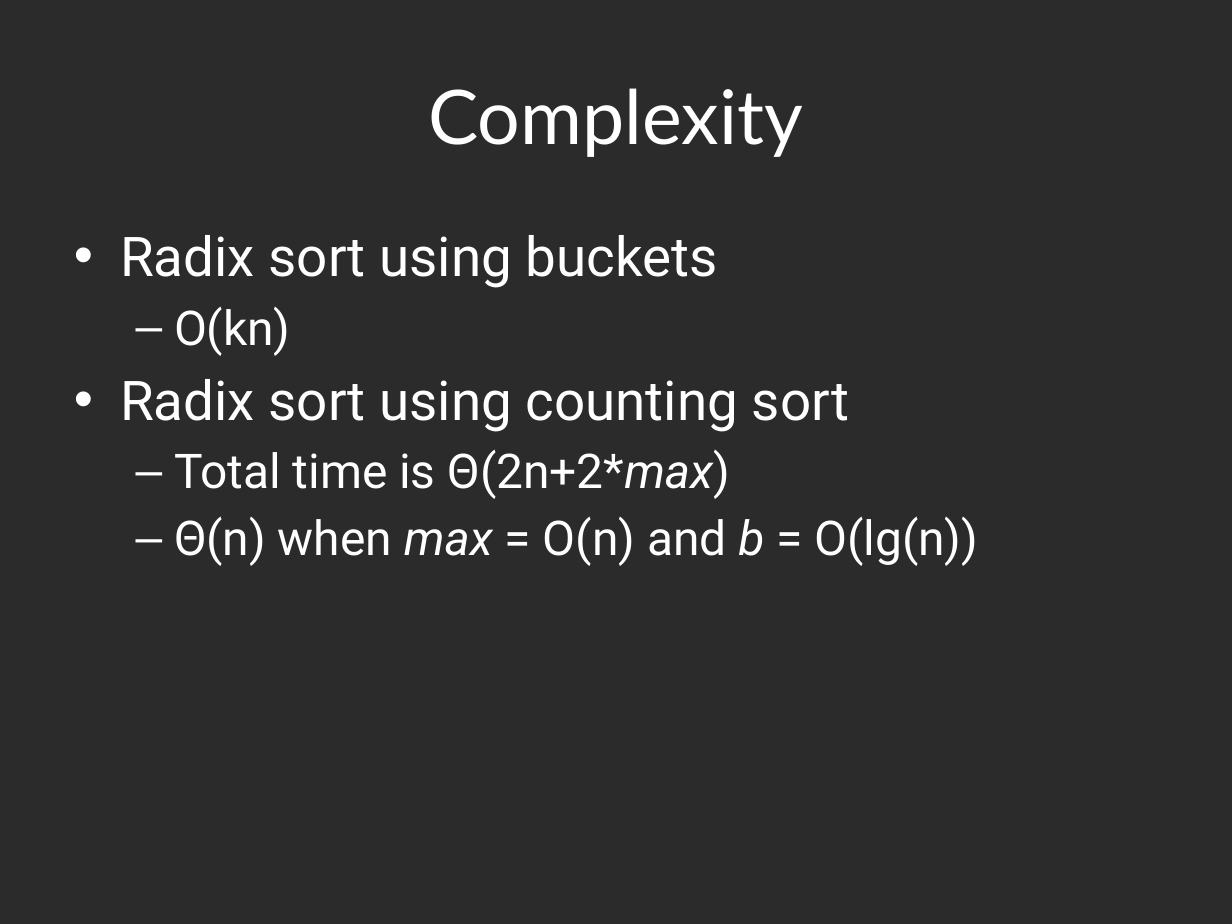
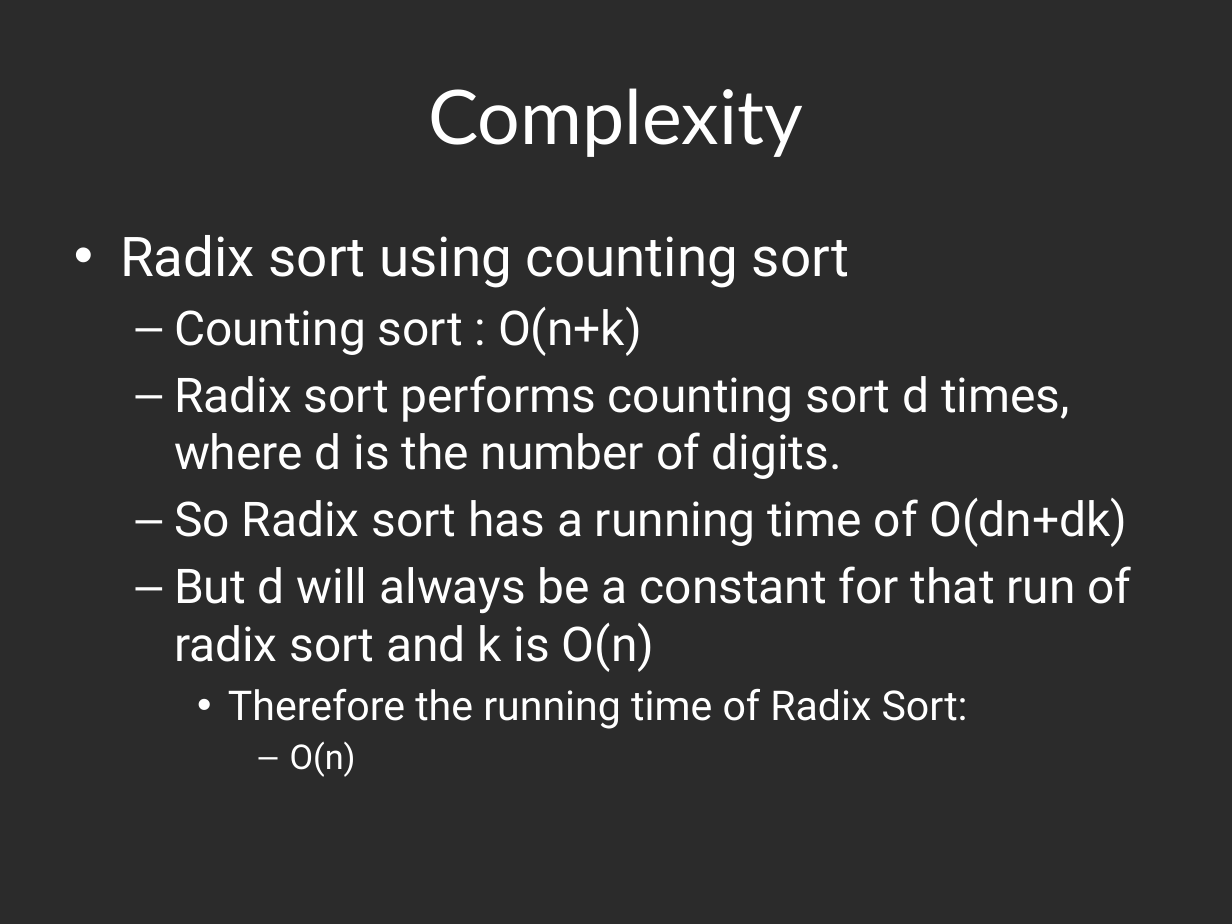
Before and after one commit to hyoshid1/project375, a slide deck: slide 5 of presentation_DRAFT.pptx. Drawn at 1232x924 pixels with LibreOffice and Linux fonts; fonts in the diff are those of the drawing; background and template pictures are left out; a plain dark background stands for a picture behind light text. Boxes give left, top, right and bottom in pixels: in the first picture for what was removed or moved away, otherwise in the second. Text is boxed around its words. In the diff, an @@ line names an element or a change of style, - is before the commit and + after.

Commit message:
ppt update

```diff
--- a/presentation_DRAFT.pptx
+++ b/presentation_DRAFT.pptx
@@ text at [120,235,718,356]: paragraphs removed @@
-• Radix sort using buckets
-  – O(kn)
@@ text at [174,307,1131,777]: text changed @@
-  – Total time is Θ(2n+2*max)
-  – Θ(n) when max = O(n) and b = O(lg(n))
+  – Counting sort : O(n+k)
+  – Radix sort performs counting sort d times, where d is the number of digits.
+  – So Radix sort has a running time of O(dn+dk)
+  – But d will always be a constant for that run of radix sort and k is O(n)
+    • Therefore the running time of Radix Sort:
+      – O(n)
```
Also in this commit, not shown: 3 other slides changed, 2 slides added.
